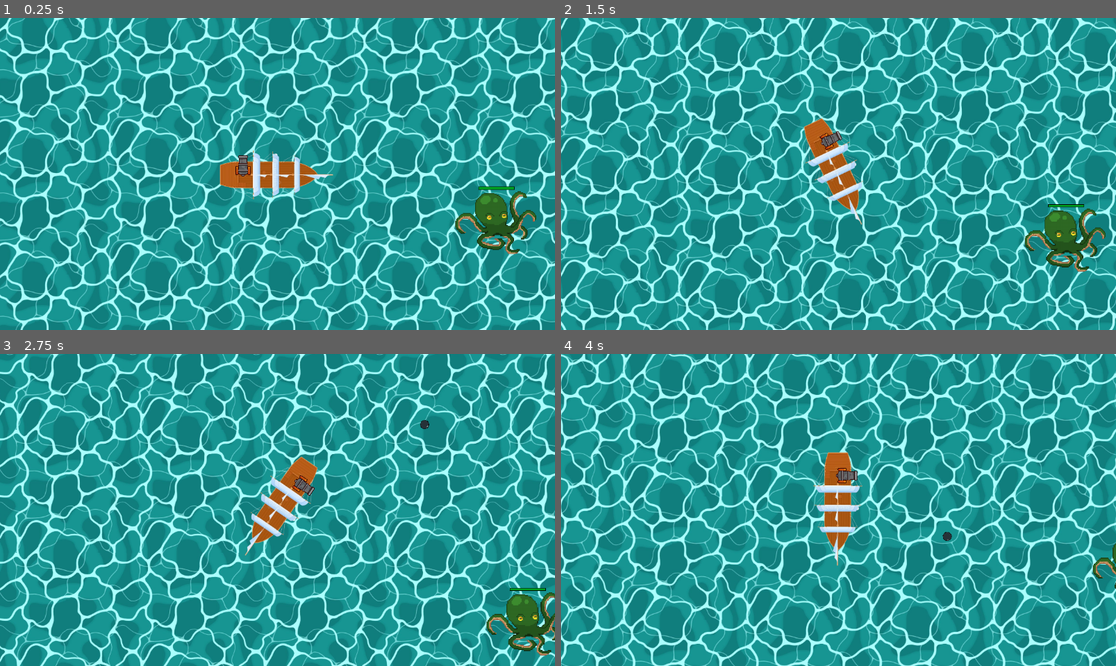
Above: before the commit, frames 1-4 (two rows, left to right).
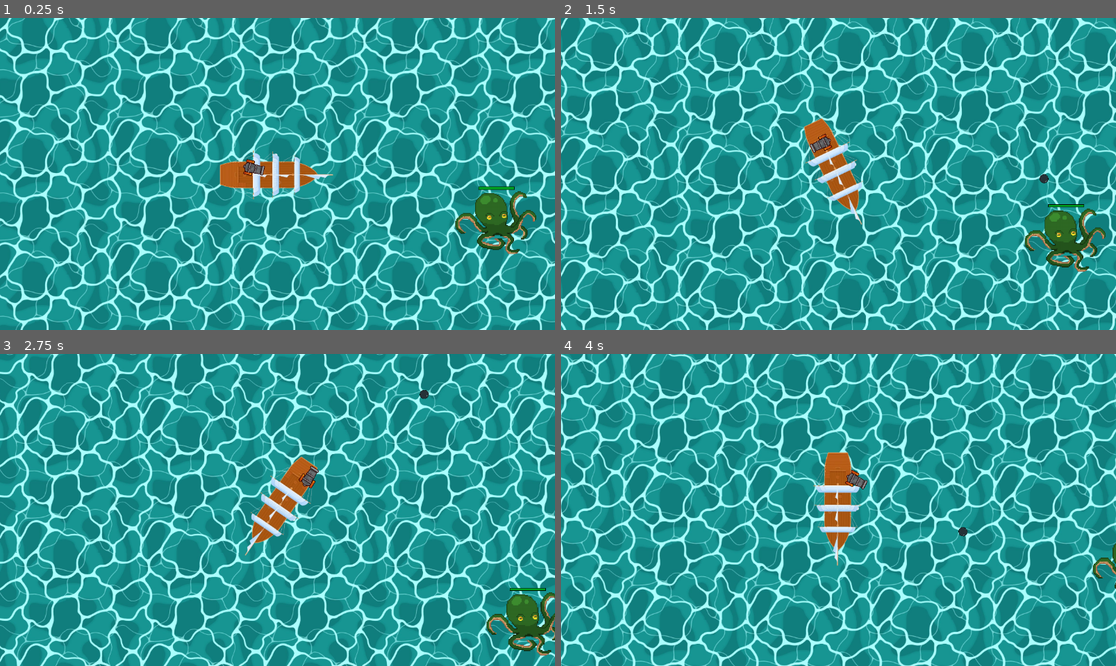
Above: after the commit, the same moments.

Repository: Balthendir/skulls-and-schmeckels
Game: Godot game, scene res://scenes/level.tscn
The game is run twice, just before and just after one commit, with the same random seed, the same clock (stepped at 60 frames per second) and the same inputs.
Inputs (mouse positions are in pixels of both pictures, inside the frame that each line leads up to):
- Up to frame 1 (0.25 s): no input
- Up to frame 2 (1.5 s): tap Enter at 0.5 s; move the mouse to (960, 158) at 0.52 s; hold Right (right) 0.53-1.28 s; tap Space (shoot) at 0.6, 1.35 s; move the mouse to (727, 189) at 1.27 s; hold Down (down) from 1.28 s (still down)
- Up to frame 3 (2.75 s): move the mouse to (333, 441) at 2.02 s; release Down (down) at 2.03 s; hold Right (right) from 2.03 s (still down); tap Space (shoot) at 2.1 s
- Up to frame 4 (4 s): move the mouse to (810, 572) at 2.77 s; release Right (right) at 2.78 s; hold Up (up) 2.78-3.53 s; tap Space (shoot) at 2.85, 3.6 s; move the mouse to (1005, 556) at 3.52 s; hold Left (left) from 3.53 s (still down)

The runs differ from the first frame. In frame 1, 0.2% of the frame differs, in the area x 42-48%, y 43-51%; in frame 2, 0.2%; in frame 3, 0.3%, in the area x 52-78%, y 11-46%; in frame 4, 0.3%.

Commit message:
Added Mouse Aim for Cannon

Diff:
--- a/scenes/cannon.tscn
+++ b/scenes/cannon.tscn
@@ -4,7 +4,7 @@
 [ext_resource type="Script" path="res://scripts/cannon.gd" id="1_g77h6"]
 
 [sub_resource type="RectangleShape2D" id="RectangleShape2D_urypx"]
-size = Vector2(41, 88)
+size = Vector2(87, 66)
 
 [node name="Cannon" type="Node2D"]
 script = ExtResource("1_g77h6")
@@ -13,16 +13,18 @@
 one_shot = true
 
 [node name="Sprite2D" type="Sprite2D" parent="."]
+position = Vector2(45, -3.8147e-06)
+rotation = 1.5708
 scale = Vector2(0.2, 0.2)
 texture = ExtResource("1_3nets")
 
 [node name="RigidBody2D" type="Area2D" parent="."]
 
 [node name="CollisionShape2D" type="CollisionShape2D" parent="RigidBody2D"]
-position = Vector2(0.5, 0)
+position = Vector2(45, 0)
 shape = SubResource("RectangleShape2D_urypx")
 
 [node name="Ballspawn" type="Marker2D" parent="."]
-position = Vector2(0, -42)
+position = Vector2(90, 0)
 
 [connection signal="timeout" from="shoot_cooldown" to="." method="_on_shoot_cooldown_timeout"]
--- a/scripts/cannon.gd
+++ b/scripts/cannon.gd
@@ -3,6 +3,9 @@
 @onready var cannonball : PackedScene = load("res://scenes/cannonball.tscn")
 
 var can_shoot: bool = true
+
+func get_input():
+	look_at(get_global_mouse_position())
 
 func shoot_cannon():
 	if Input.is_action_just_pressed("shoot") and can_shoot:
@@ -11,11 +14,11 @@
 		var instance = cannonball.instantiate()
 		get_tree().current_scene.add_child(instance)
 		instance.position = $Ballspawn.global_position
-		instance.rotation = get_parent().global_rotation
+		instance.rotation = global_rotation + PI/2
 
 func _process(float) -> void:
 	shoot_cannon()
-
+	get_input()
 
 func _on_shoot_cooldown_timeout() -> void:
 	can_shoot = true
